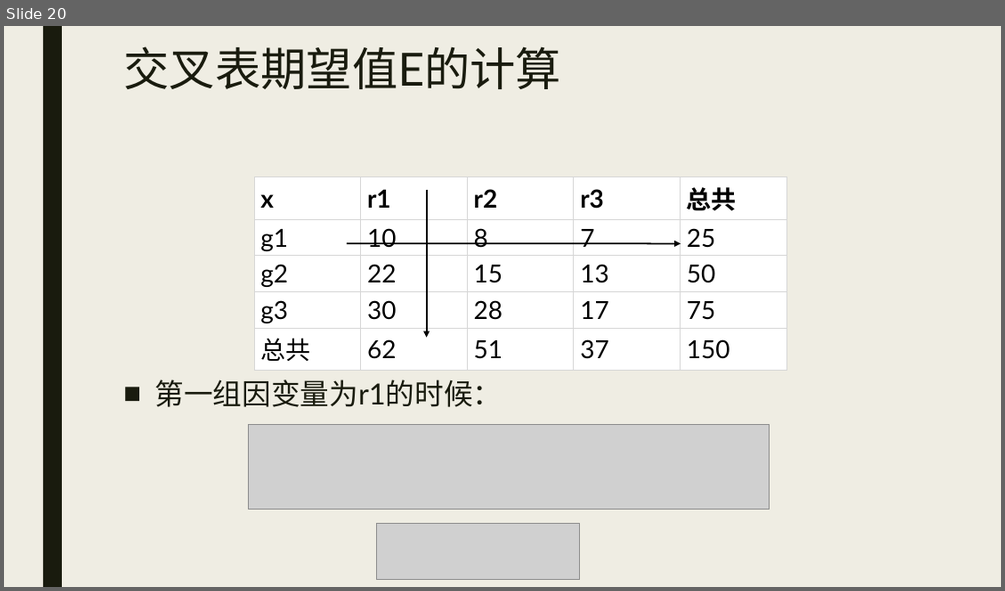
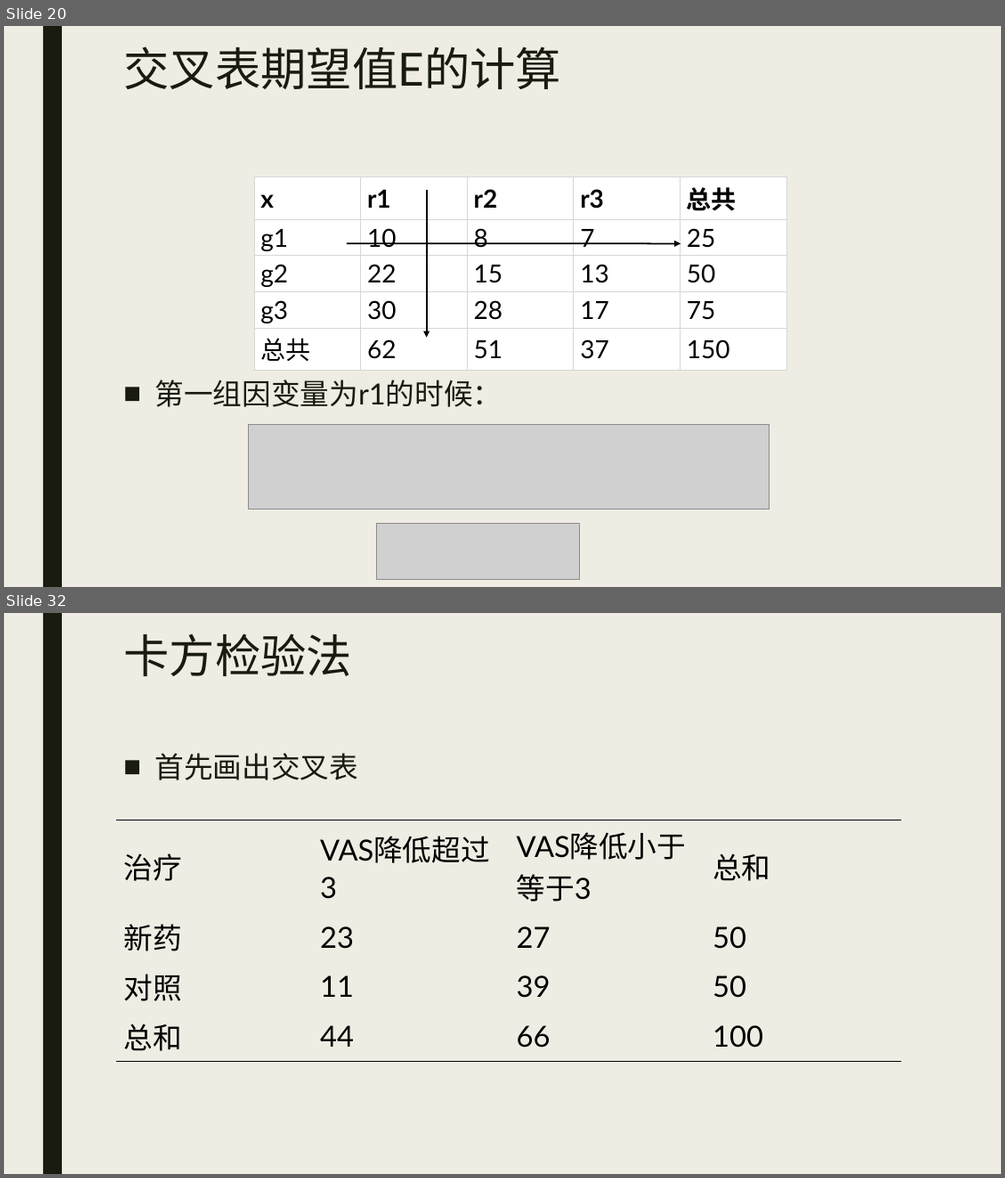
Before and after one commit to beneon/medstat, a slide deck: lect-7/卡方检验.pptx. Shown one above the other, each under a label of ours: slide 20 before the commit, slides 20 and 32 after it; the slides between them are not shown. The pictures are 1005x591 and 1005x1178 pixels, drawn with LibreOffice and Linux fonts; fonts in the diff are those of the drawing; grey boxes stand for pictures. Boxes give left, top, right and bottom in pixels: in the first picture for what was removed or moved away, otherwise in the second. Text is boxed around its words. In the diff, an @@ line names an element or a change of style, - is before the commit and + after.

```diff
--- a/lect-7/卡方检验.pptx
+++ b/lect-7/卡方检验.pptx
@@ slide 32 added at (4, 613, 1001, 1174), background #EFEDE3; not listed: 1 template element that a slide beside it also shows @@
@@ title added at (123, 633, 352, 676), 44 pt, text #191B0E @@
+卡方检验法
@@ text added at (155, 753, 358, 780), 28 pt, text #191B0E @@
+■ 首先画出交叉表
@@ table added at (116, 820, 900, 1054), 4 rows, 4 columns @@
+治疗 | VAS降低超过3 | VAS降低小于等于3 | 总和
+新药 | 23 | 27 | 50
+对照 | 11 | 39 | 50
+总和 | 44 | 66 | 100
```
Also in this commit, not shown: 20 other slides added, 1 other file.
